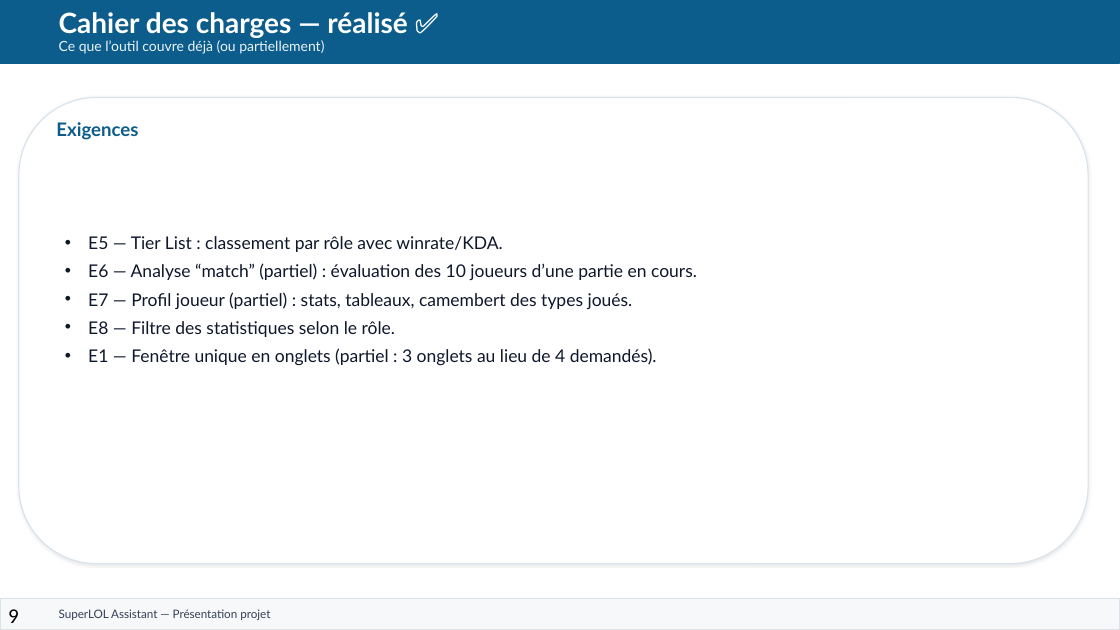
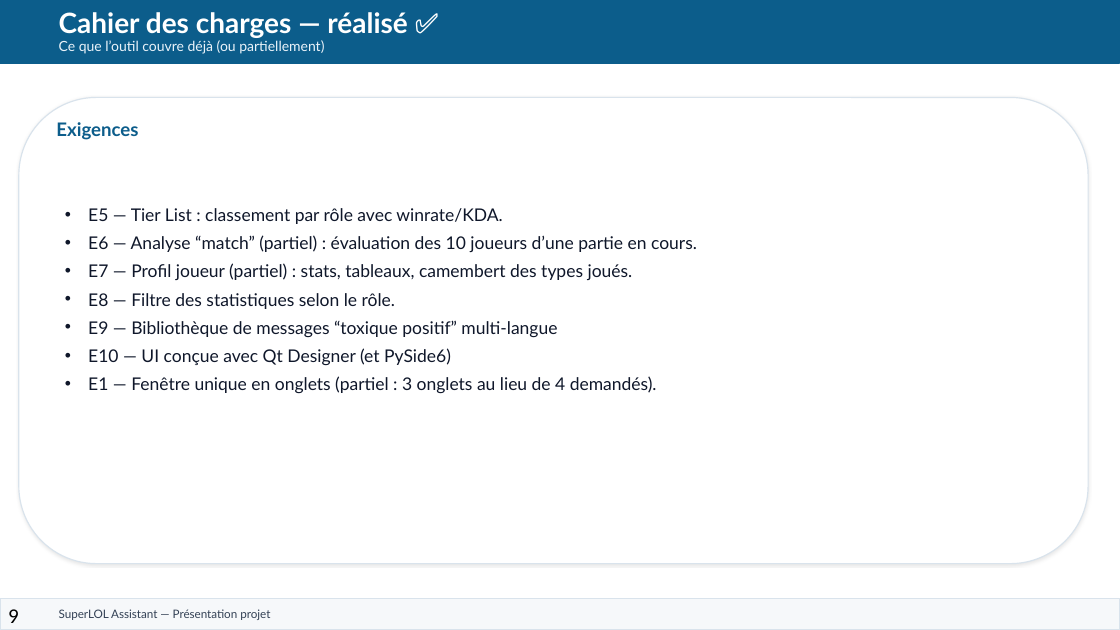
Before and after one commit to monsieurazazel-lgtm/PAI_2025_LEI_ZHANG_superLOLassistant, a slide deck: slide 9 of Soutenance_SuperLOL_Presentation.pptx. Drawn at 1120x630 pixels with LibreOffice and Linux fonts; fonts in the diff are those of the drawing. Boxes give left, top, right and bottom in pixels: in the first picture for what was removed or moved away, otherwise in the second. Text is boxed around its words. In the diff, an @@ line names an element or a change of style, - is before the commit and + after.

```diff
--- a/Soutenance_SuperLOL_Presentation.pptx
+++ b/Soutenance_SuperLOL_Presentation.pptx
@@ text at [88, 320, 557, 365]: paragraphs added @@
+• E9 — Bibliothèque de messages “toxique positif” multi-langue
+• E10 — UI conçue avec Qt Designer (et PySide6)
```
Also in this commit, not shown: 5 other slides changed, 2 slides added.
